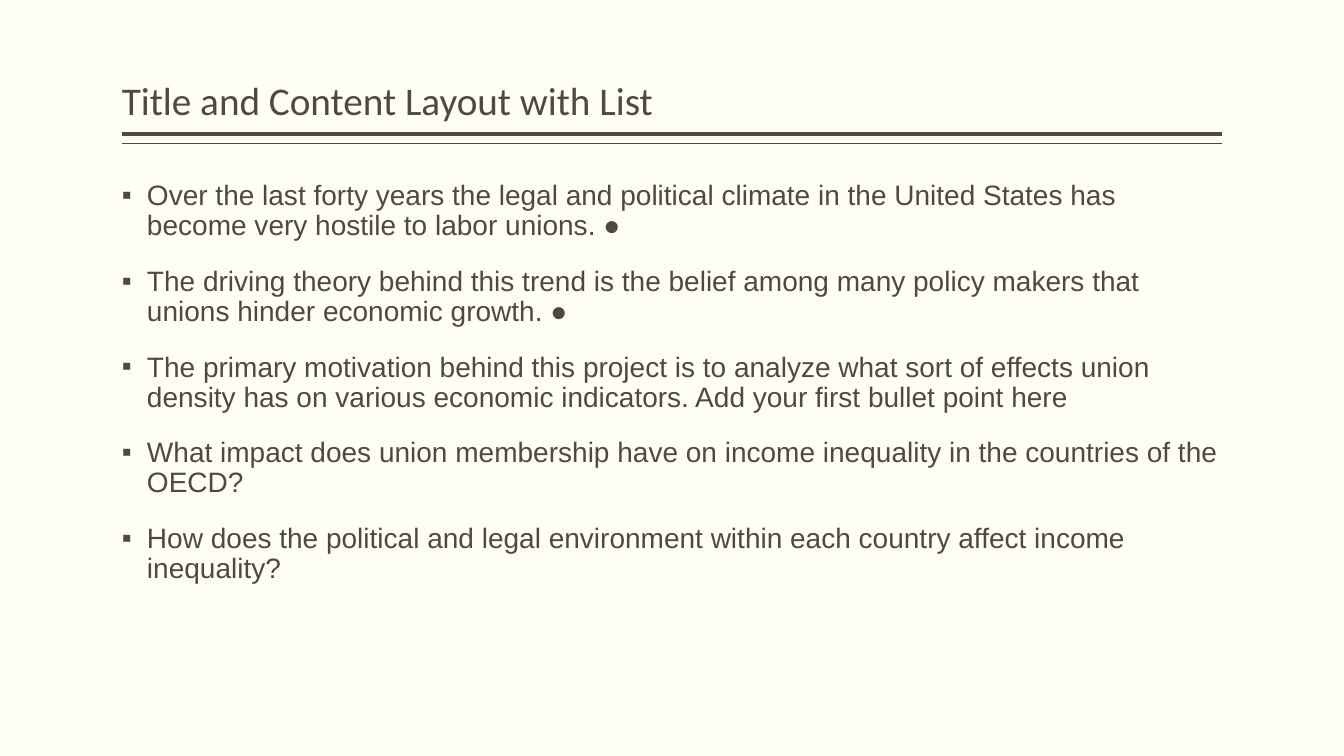
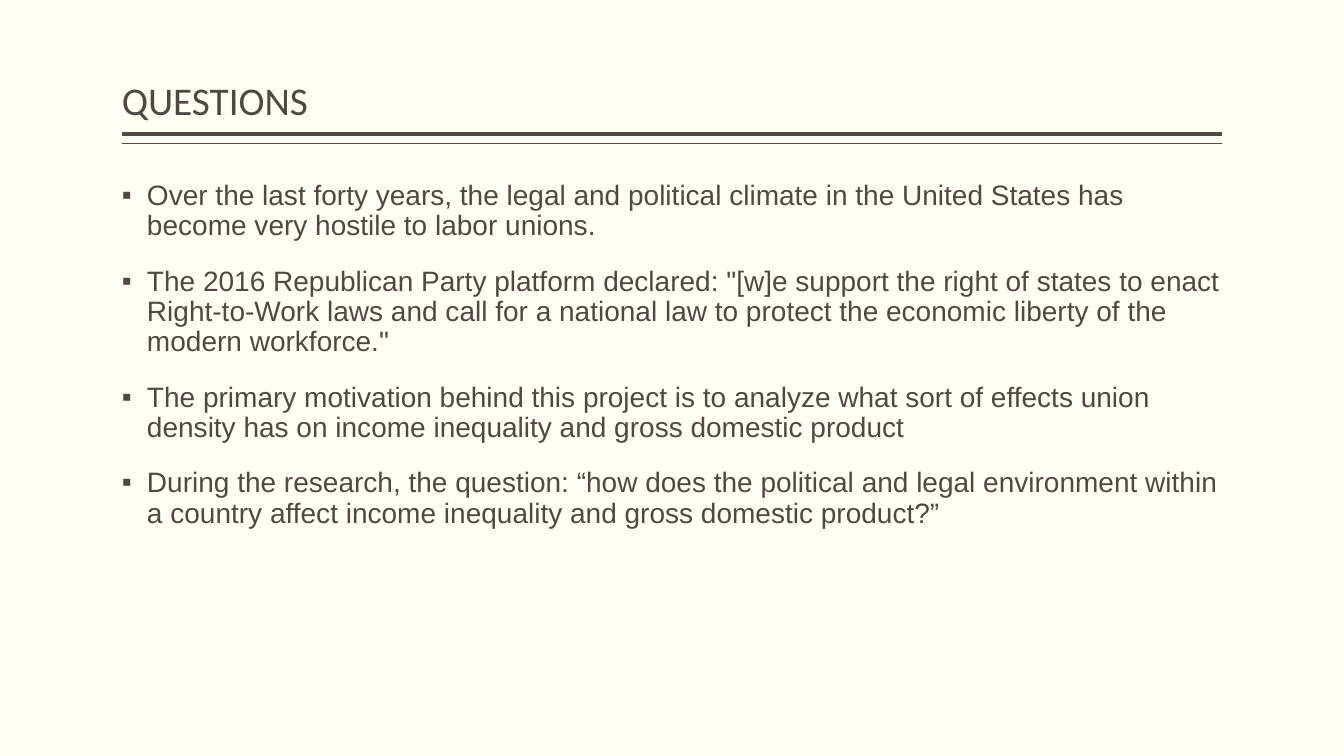
Before and after one commit to berrymatthewj/unionDensityProject, a slide deck: slide 2 of Union density and income inequality.pptx. Drawn at 1344x756 pixels with LibreOffice and Linux fonts; fonts in the diff are those of the drawing. Boxes give left, top, right and bottom in pixels: in the first picture for what was removed or moved away, otherwise in the second. Text is boxed around its words. In the diff, an @@ line names an element or a change of style, - is before the commit and + after.

Commit message:
deck update

```diff
--- a/Union density and income inequality.pptx
+++ b/Union density and income inequality.pptx
@@ title at bbox=[122, 89, 308, 120]: text changed @@
-Title and Content Layout with List
+QUESTIONS
@@ text at bbox=[147, 184, 1219, 528]: text changed @@
-▪ Over the last forty years the legal and political climate in the United States has become very hostile to labor unions. ●
-▪ The driving theory behind this trend is the belief among many policy makers that unions hinder economic growth. ●
-▪ The primary motivation behind this project is to analyze what sort of effects union density has on various economic indicators. Add your first bullet point here
-▪ What impact does union membership have on income inequality in the countries of the OECD?
-▪ How does the political and legal environment within each country affect income inequality?
+▪ Over the last forty years, the legal and political climate in the United States has become very hostile to labor unions.
+▪ The 2016 Republican Party platform declared: "[w]e support the right of states to enact Right-to-Work laws and call for a national law to protect the economic liberty of the modern workforce."
+▪ The primary motivation behind this project is to analyze what sort of effects union density has on income inequality and gross domestic product
+▪ During the research, the question: “how does the political and legal environment within a country affect income inequality and gross domestic product?”
```
Also in this commit, not shown: 2 other slides changed, 5 slides added, 2 slides removed, 3 other files.
